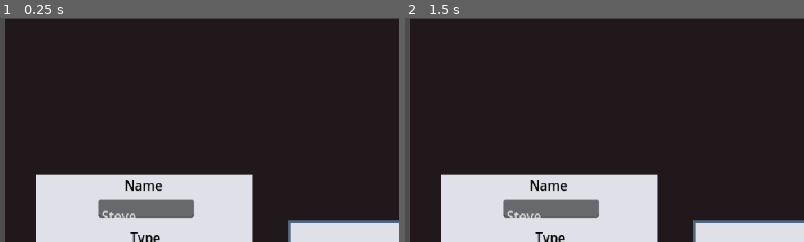
Above: before the commit, frames 1-2 (left to right).
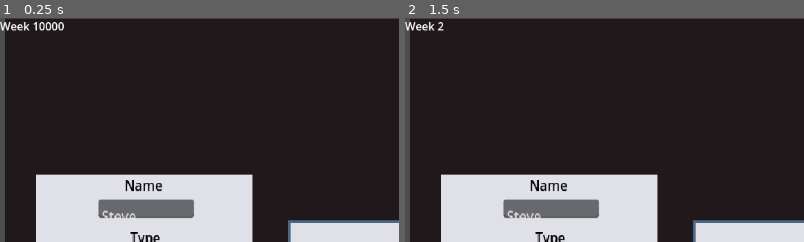
Above: after the commit, the same moments.

Repository: deruitda/ludum-dare-58
Game: Godot game, scene res://main.tscn
The game is run twice, just before and just after one commit, with the same random seed, the same clock (stepped at 60 frames per second) and the same inputs.
Inputs (mouse positions are % of the whole screen's width and height, from its top left):
- Up to frame 1 (0.25 s): no input
- Up to frame 2 (1.5 s): click (44, 55) at 0.52 s; type "Alex" at 0.6 s; click (44, 64) at 0.75 s; type "12" at 0.83 s; click (44, 73) at 0.98 s; type "12" at 1.07 s; click "Next Week" at 1.25 s
The pictures show only the part of the screen within x 0-50%, y 0-50%; the shares and areas given below are measured in that part.

The runs differ from the first frame. In frame 1, 0.4% of the frame differs, in the area x 0-17%, y 1-6%; in frame 2, 0.2%.

Commit message:
week label

Diff:
--- a/desk/room.tscn
+++ b/desk/room.tscn
@@ -1,10 +1,11 @@
-[gd_scene load_steps=6 format=3 uid="uid://bpa13iucdr4gj"]
+[gd_scene load_steps=7 format=3 uid="uid://bpa13iucdr4gj"]
 
 [ext_resource type="Script" uid="uid://d357h8upue4fy" path="res://desk/room.gd" id="1_bs3hi"]
 [ext_resource type="Texture2D" uid="uid://o8uu8qru7f4k" path="res://assets/proto/background.png" id="1_ccn0v"]
 [ext_resource type="PackedScene" uid="uid://bhoid1trkoqrp" path="res://desk/Resumes/resumes.tscn" id="2_xcxlp"]
 [ext_resource type="PackedScene" uid="uid://cg62p43atjvcx" path="res://desk/phone.tscn" id="3_4is0s"]
 [ext_resource type="PackedScene" uid="uid://04sehxv1q6xu" path="res://desk/money_counter.tscn" id="4_4is0s"]
+[ext_resource type="Script" uid="uid://dn18yypee5ytb" path="res://desk/week_label.gd" id="6_bnidx"]
 
 [node name="Room" type="Node2D" node_paths=PackedStringArray("resumes", "phone")]
 script = ExtResource("1_bs3hi")
@@ -32,4 +33,9 @@
 offset_bottom = 637.0
 text = "Next Week"
 
+[node name="WeekLabel" type="Label" parent="."]
+offset_right = 40.0
+offset_bottom = 23.0
+script = ExtResource("6_bnidx")
+
 [connection signal="button_up" from="ProgressButton" to="." method="_on_progress_button_click"]
--- /dev/null
+++ b/desk/week_label.gd
@@ -0,0 +1,9 @@
+extends Label
+class_name WeekLabel
+
+func _ready() -> void:
+	on_week_changed(GameState.total_money)
+	SignalBus.week_changed.connect(on_week_changed)
+
+func on_week_changed(new_amount: int) -> void:
+	text = "Week " + str(new_amount)
--- a/signal_buses/signal_bus.gd
+++ b/signal_buses/signal_bus.gd
@@ -1,3 +1,4 @@
 extends Node
 
 signal money_changed(new_amount: int)
+signal week_changed(new_amount: int)
--- a/states/game_state.gd
+++ b/states/game_state.gd
@@ -23,3 +23,4 @@
 
 func progress_to_next_week():
 	current_week = current_week + 1
+	SignalBus.week_changed.emit(current_week)
Not shown, added: desk/week_label.gd.uid
